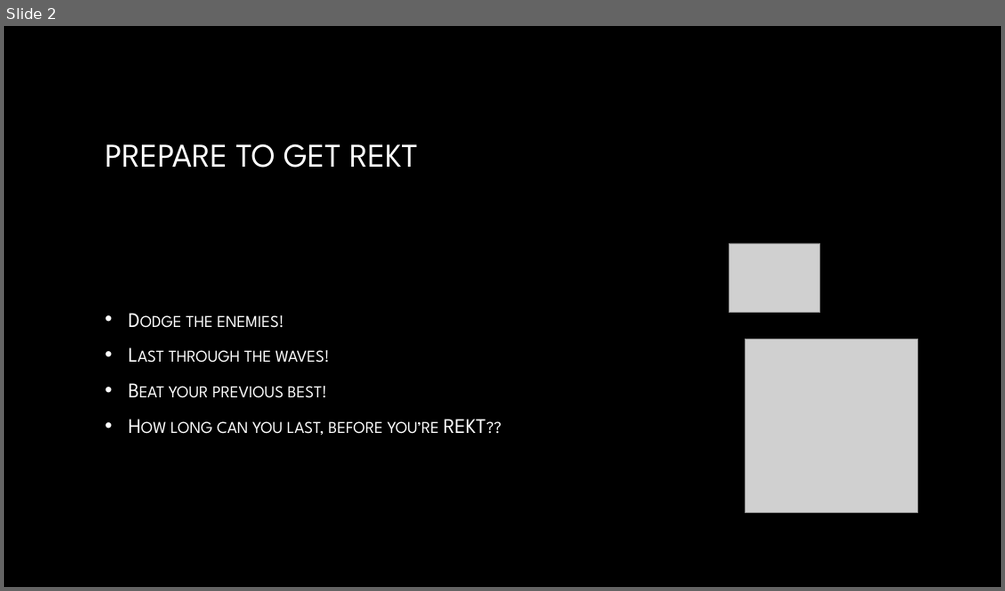
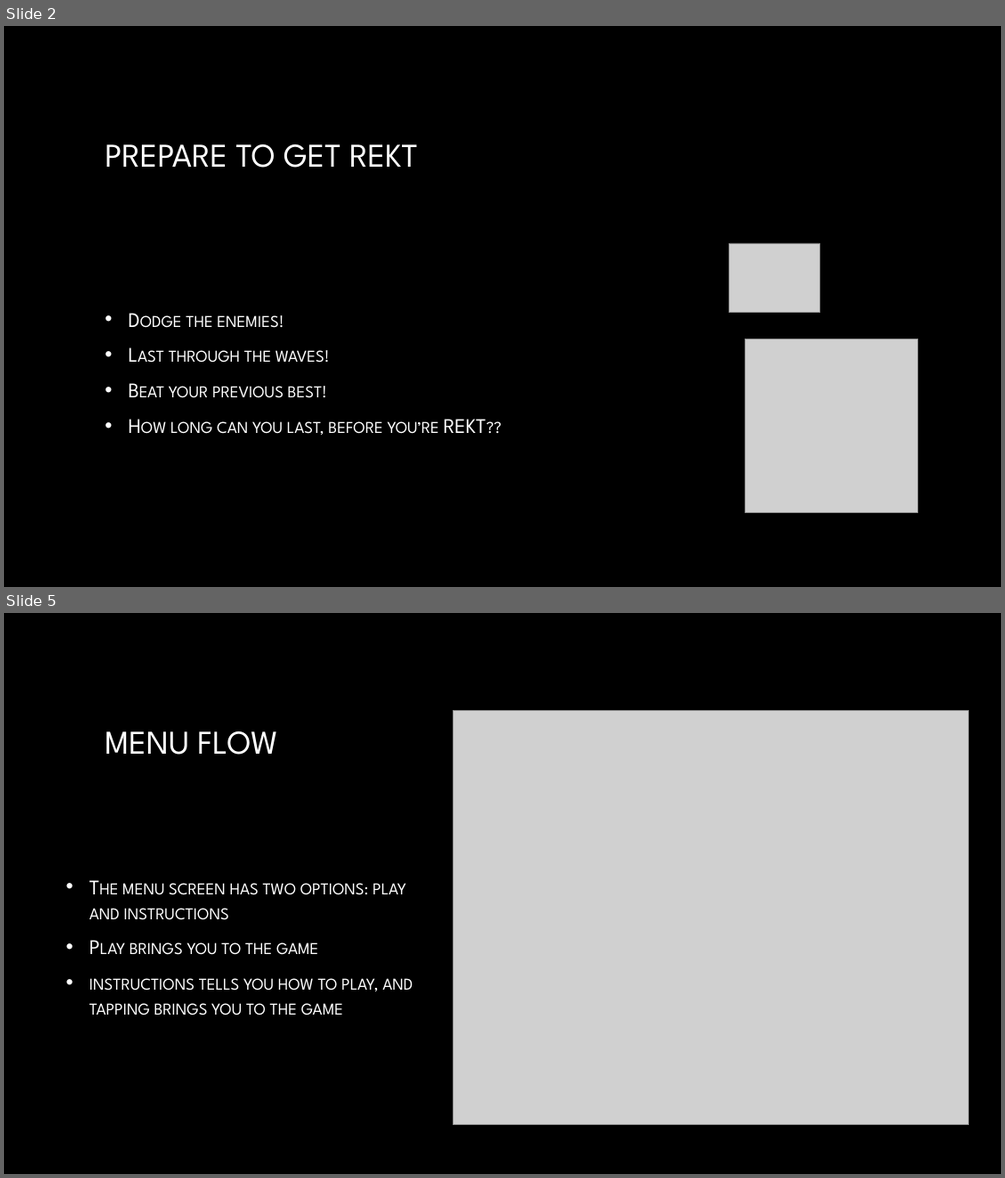
Before and after one commit to losborne/TheREKTangle, a slide deck: ProjectDocumentation/ProjectArchitecture.pptx. Shown one above the other, each under a label of ours: slide 2 before the commit, slides 2 and 5 after it; the slides between them are not shown. The pictures are 1005x591 and 1005x1178 pixels, drawn with LibreOffice and Linux fonts; fonts in the diff are those of the drawing; grey boxes stand for pictures; background and template pictures are left out. Boxes give left, top, right and bottom in pixels: in the first picture for what was removed or moved away, otherwise in the second. Text is boxed around its words. In the diff, an @@ line names an element or a change of style, - is before the commit and + after.

```diff
--- a/ProjectDocumentation/ProjectArchitecture.pptx
+++ b/ProjectDocumentation/ProjectArchitecture.pptx
@@ slide 5 added at [4,613,1001,1174], background picture (left out) @@
@@ picture added at [453,710,969,1125] @@
@@ title added at [105,731,277,755], 32 pt, text gradient #FFFFFF to #A6A6A6 @@
+MENU FLOW
@@ text added at [89,883,413,1015], 20 pt, text gradient #FFFFFF to #BFBFBF, small capitals @@
+• The menu screen has two options: play and instructions
+• Play brings you to the game
+• instructions tells you how to play, and tapping brings you to the game
```
Also in this commit, not shown: 2 slides changed, 5 other slides added, 4 slides removed, 1 other file.
